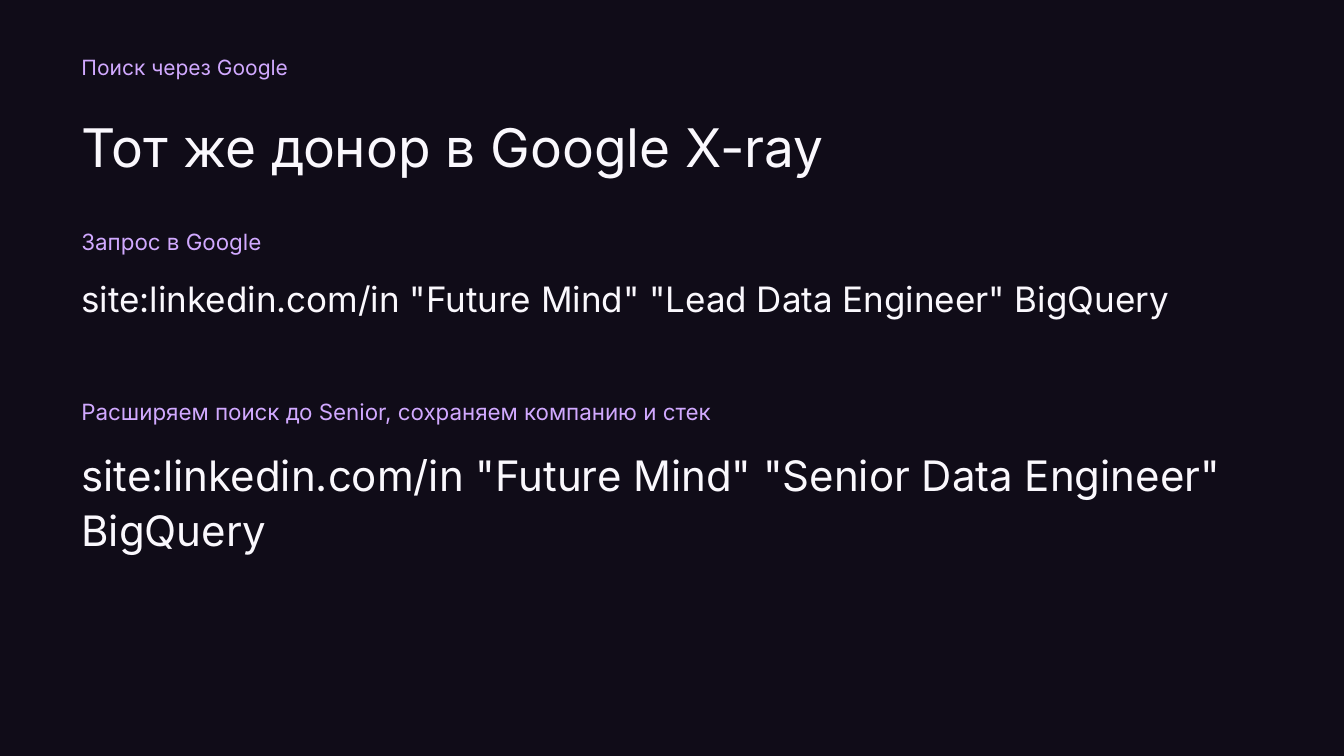
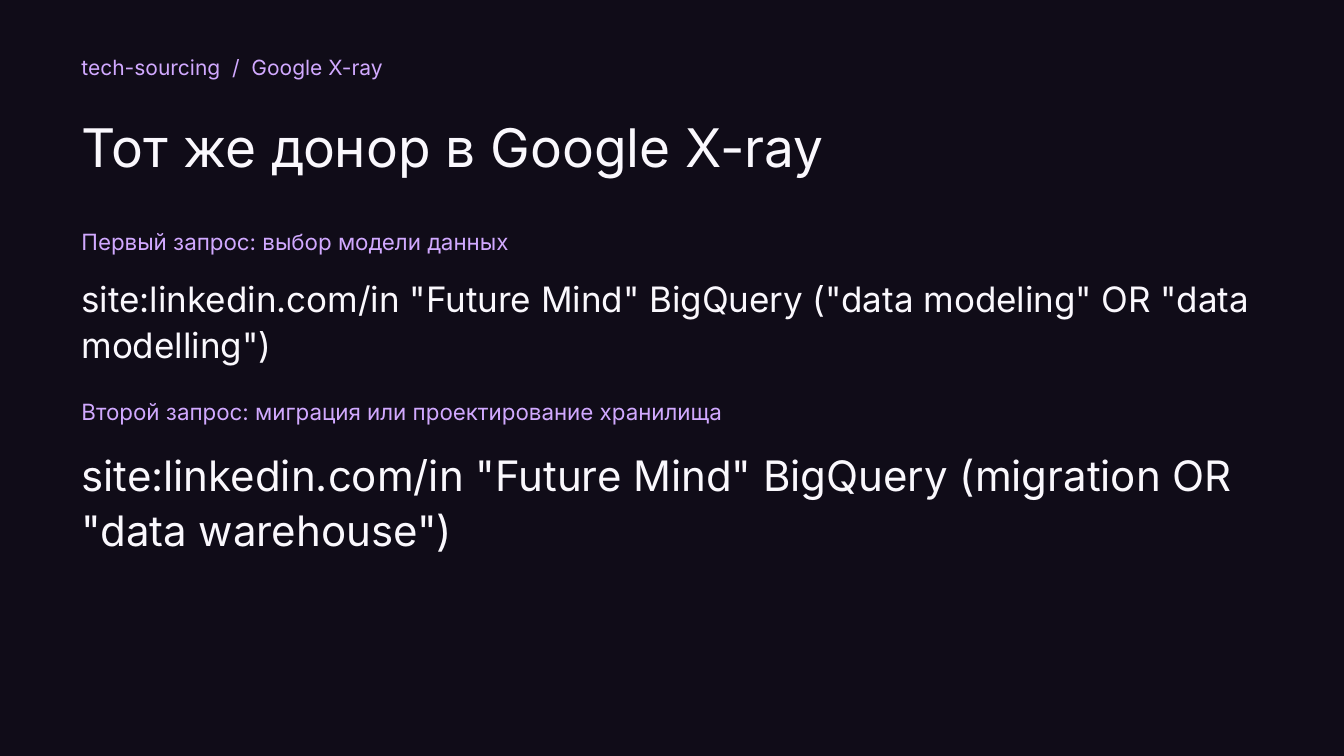
Before and after one commit to Da6ka/ta-meetup-ai-sourcing-2026-11-19, a slide deck: slide 9 of materials/spb-it-recruiter-meetup.pptx (slide 7 before the commit). Drawn at 1344x756 pixels with LibreOffice and Linux fonts; fonts in the diff are those of the drawing. Boxes give left, top, right and bottom in pixels: in the first picture for what was removed or moved away, otherwise in the second. Text is boxed around its words. In the diff, an @@ line names an element or a change of style, - is before the commit and + after.

Commit message:
Синхронизировать 31 слайд и заметки с Google Презентацией (#12)

```diff
--- a/materials/spb-it-recruiter-meetup.pptx
+++ b/materials/spb-it-recruiter-meetup.pptx
@@ text at box(81, 59, 382, 80): text changed @@
-Поиск через Google
+tech-sourcing / Google X-ray
@@ text at box(81, 233, 508, 255): text changed @@
-Запрос в Google
+Первый запрос: выбор модели данных
@@ text at box(81, 285, 1249, 366): text changed @@
-site:linkedin.com/in "Future Mind" "Lead Data Engineer" BigQuery
+site:linkedin.com/in "Future Mind" BigQuery ("data modeling" OR "data modelling")
@@ text at box(81, 403, 722, 425): text changed @@
-Расширяем поиск до Senior, сохраняем компанию и стек
+Второй запрос: миграция или проектирование хранилища
@@ text at box(81, 458, 1232, 552): text changed @@
-site:linkedin.com/in "Future Mind" "Senior Data Engineer" BigQuery
+site:linkedin.com/in "Future Mind" BigQuery (migration OR "data warehouse")
```
Also in this commit, not shown: 7 other slides changed, 4 slides added, 2 other files.
